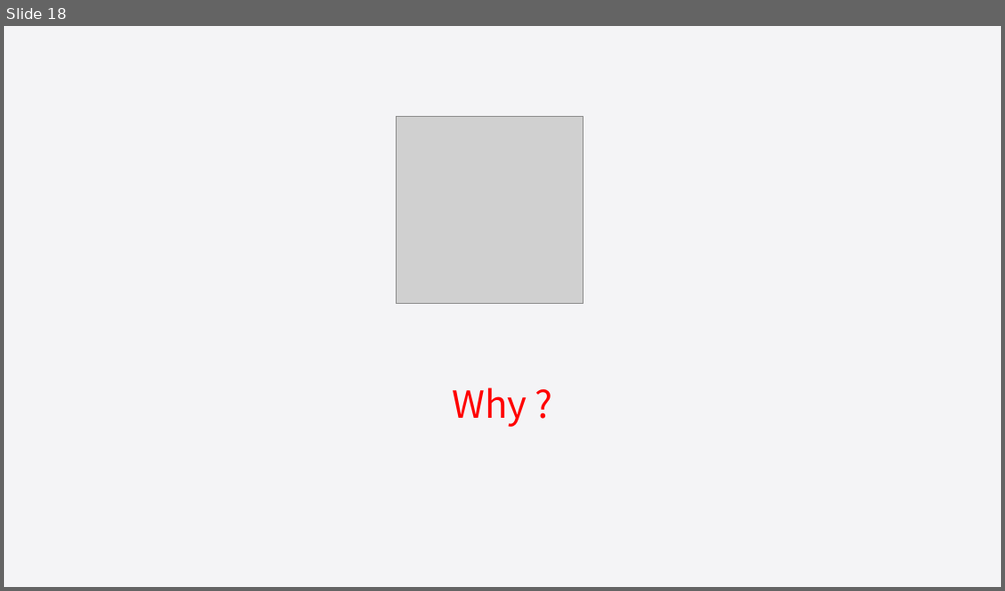
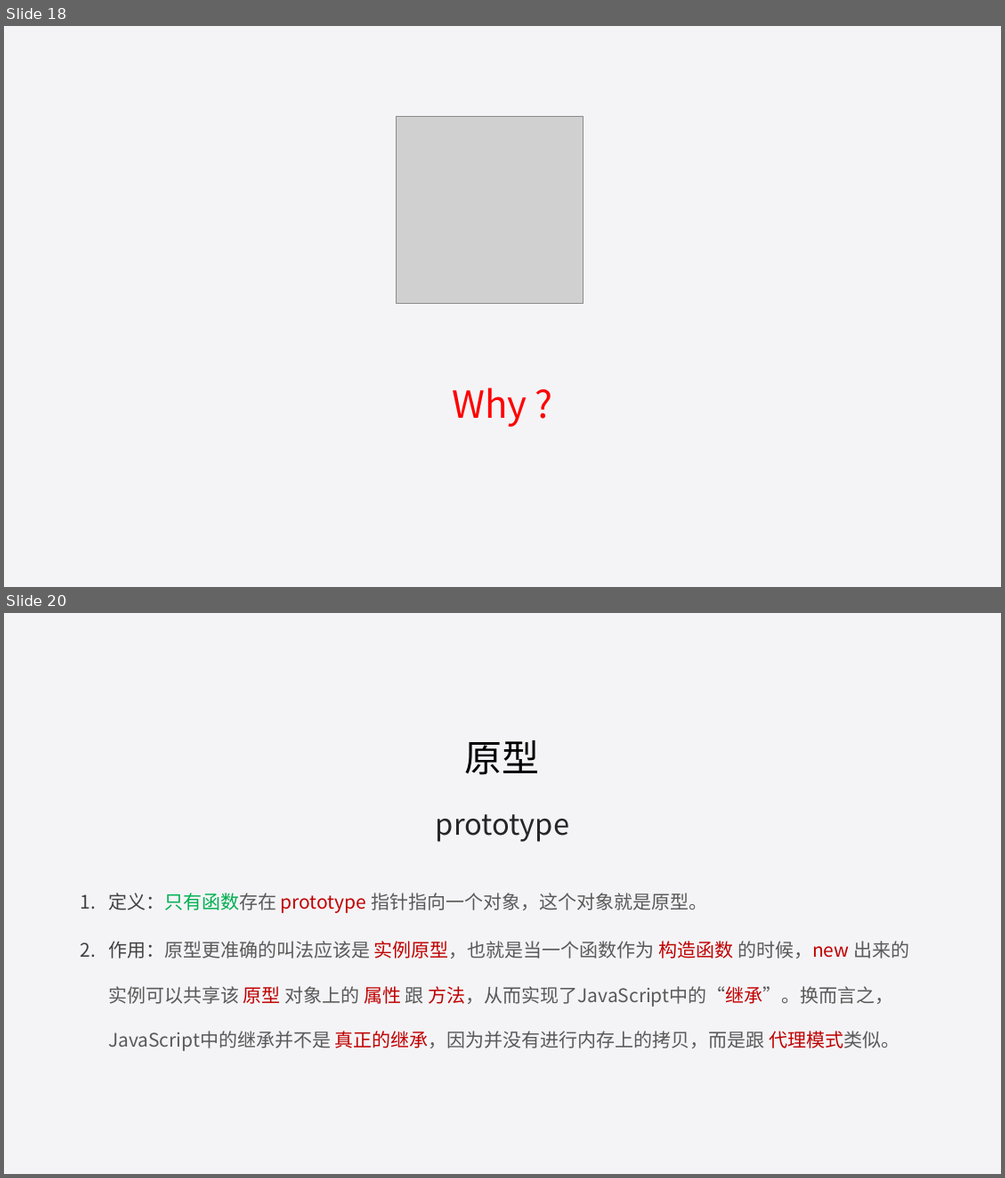
Before and after one commit to liuweiGL/share, a slide deck: ppt/JavaScript基础一.pptx. Shown one above the other, each under a label of ours: slide 18 before the commit, slides 18 and 20 after it; the slides between them are not shown. The pictures are 1005x591 and 1005x1178 pixels, drawn with LibreOffice and Linux fonts; fonts in the diff are those of the drawing; grey boxes stand for pictures. Boxes give left, top, right and bottom in pixels: in the first picture for what was removed or moved away, otherwise in the second. Text is boxed around its words. In the diff, an @@ line names an element or a change of style, - is before the commit and + after.

Commit message:
添加原型链章节

```diff
--- a/ppt/JavaScript基础一.pptx
+++ b/ppt/JavaScript基础一.pptx
@@ slide 20 added at (4,613,1001,1174), background #F4F4F6 @@
@@ title added at (465,740,540,775), 36 pt, text #000000 @@
+原型
@@ text added at (436,814,569,842), 28 pt, text #262626 @@
+prototype
@@ text added at (108,892,909,1051), 18 pt, text #595959 @@
+1. 定义：只有函数存在 prototype 指针指向一个对象，这个对象就是原型。
+2. 作用：原型更准确的叫法应该是 实例原型，也就是当一个函数作为 构造函数 的时候，new 出来的实例可以共享该 原型 对象上的 属性 跟 方法，从而实现了JavaScript中的“继承”。换而言之，JavaScript中的继承并不是 真正的继承，因为并没有进行内存上的拷贝，而是跟 代理模式类似。
```
Also in this commit, not shown: 7 slides changed, 2 other slides added, 7 other files.
